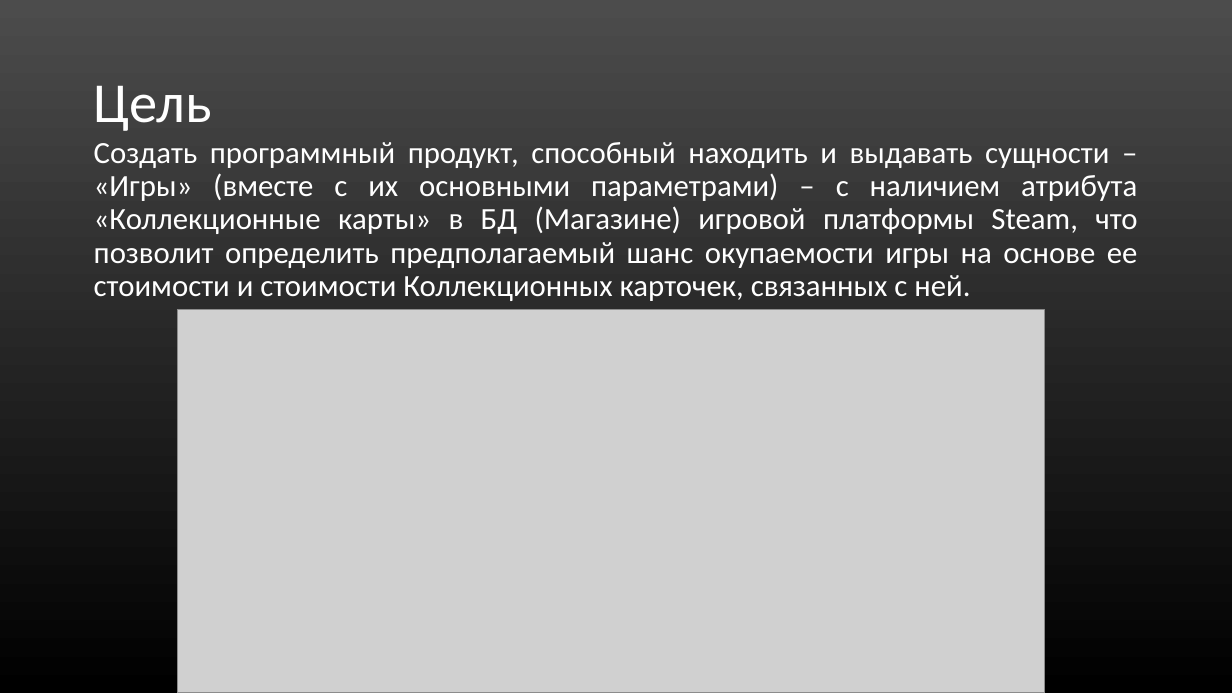
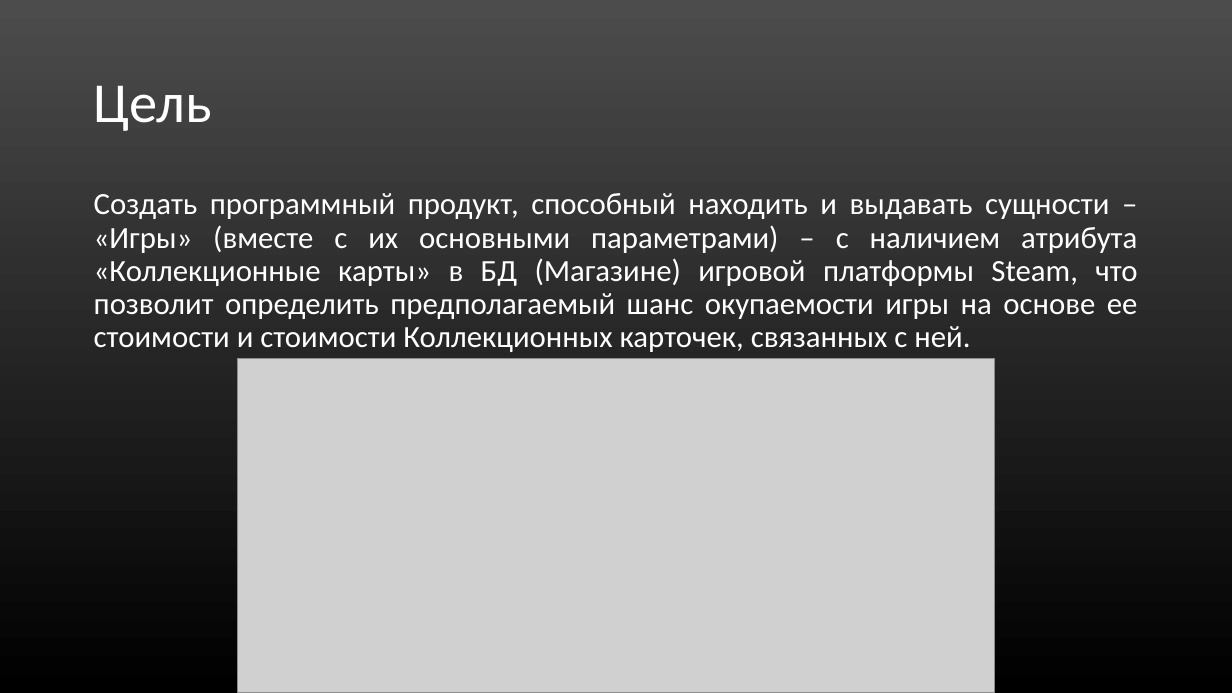
Before and after one commit to Mr-Dm1try/SteamCardsFarmer, a slide deck: slide 3 of Презентация_Помойки.ppt. Drawn at 1232x693 pixels with LibreOffice and Linux fonts; fonts in the diff are those of the drawing; grey boxes stand for pictures. Boxes give left, top, right and bottom in pixels: in the first picture for what was removed or moved away, otherwise in the second. Text is boxed around its words. In the diff, an @@ line names an element or a change of style, - is before the commit and + after.

```diff
--- a/Презентация_Помойки.ppt
+++ b/Презентация_Помойки.ppt
@@ text "Создать программный продукт, способный находить ...": place and size @@
-text "Создать программный продукт, способный находить ..." at (94,142,1138,301)
+text "Создать программный продукт, способный находить ..." at (94,193,1138,352)
@@ picture: place and size @@
-picture at (177,309,1045,693)
+picture at (237,358,994,693)
```
Also in this commit, not shown: 7 other slides changed, 2 slides added, 3 slides removed.
